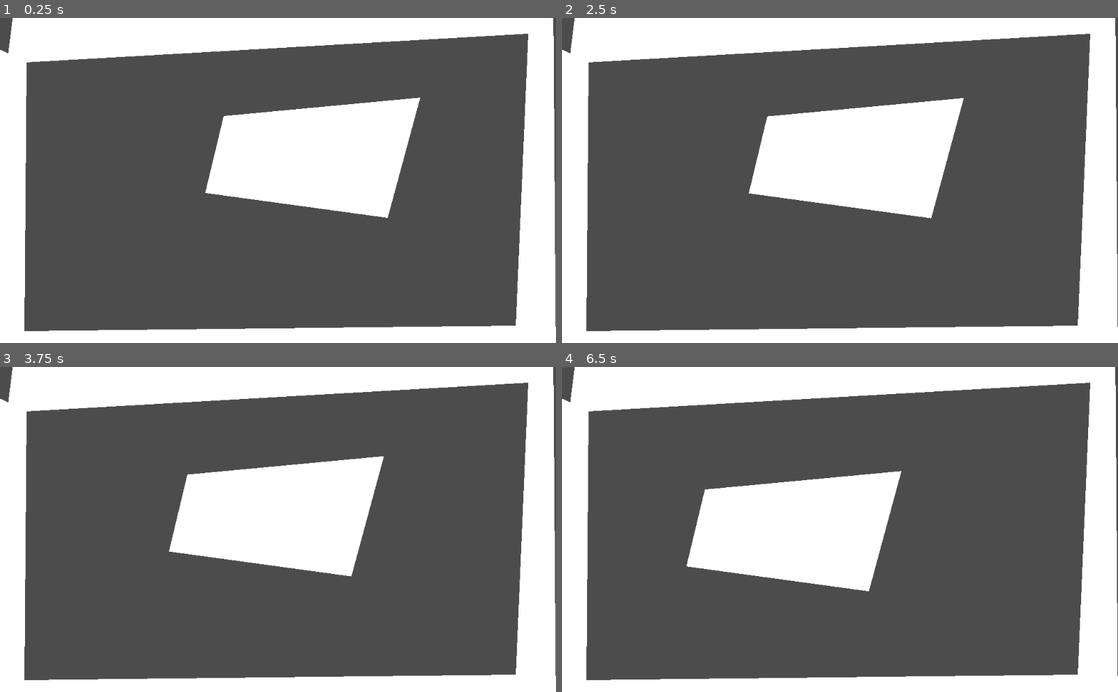
Above: before the commit, frames 1-4 (two rows, left to right).
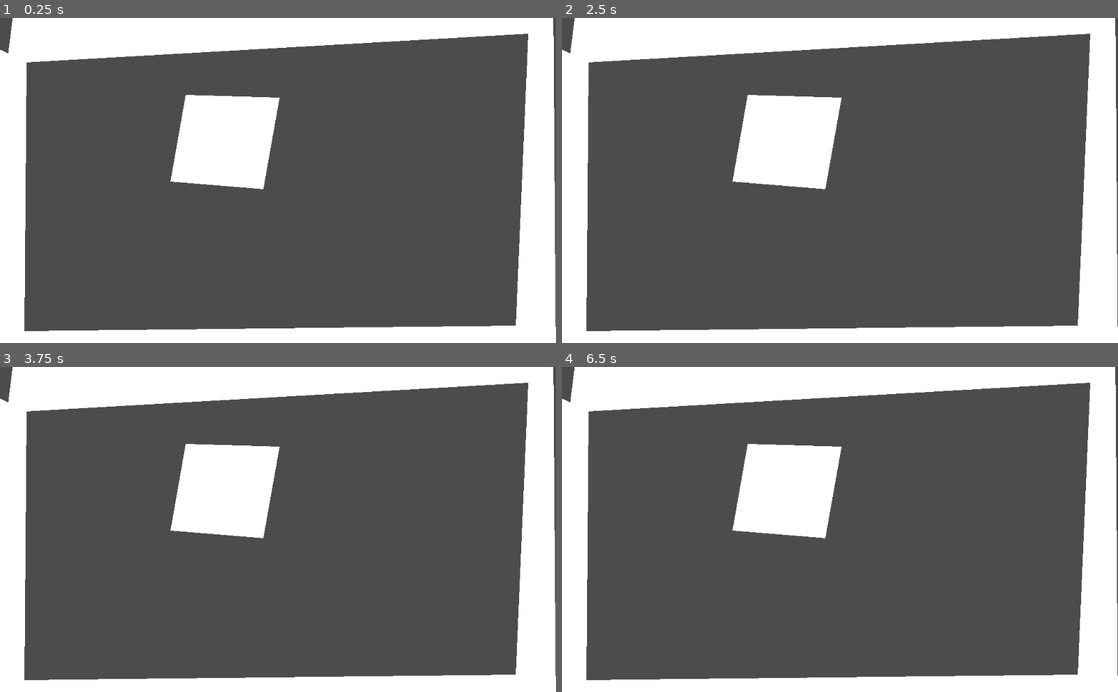
Above: after the commit, the same moments.

Repository: kennethbchen/Space-Chef-Game
Game: Godot game, scene res://Game.tscn
Same seed, same stepped clock (60 frames per second), same inputs: the game is played once before the commit and once after it.
Inputs (mouse positions are in pixels of both pictures, inside the frame that each line leads up to):
- Up to frame 1 (0.25 s): no input
- Up to frame 2 (2.5 s): tap Enter at 0.5 s; move the mouse to (962, 164) at 0.52 s; click (962, 164) at 0.67 s; move the mouse to (728, 196) at 1.27 s; click (728, 196) at 1.42 s; move the mouse to (895, 109) at 2.02 s; click (895, 109) at 2.17 s
- Up to frame 3 (3.75 s): move the mouse to (250, 594) at 2.77 s; click (250, 594) at 2.92 s; move the mouse to (444, 578) at 3.52 s; click (444, 578) at 3.67 s
- Up to frame 4 (6.5 s): move the mouse to (673, 480) at 4.27 s; click (673, 480) at 4.42 s; move the mouse to (867, 529) at 5.02 s; click (867, 529) at 5.17 s; move the mouse to (756, 448) at 5.77 s; click (756, 448) at 5.92 s

The runs differ from the first frame. In frame 1, 11% of the frame differs, in the area x 30-76%, y 23-62%; in frame 2, 9.2%; in frame 3, 8.8%; in frame 4, 9.7%.

Commit message:
Started implementing grabbing

Diff:
--- /dev/null
+++ b/BaseObject.gd
@@ -0,0 +1,28 @@
+extends "res://Libraries/polygon2d-fracture/CuttableObject.gd"
+
+
+var held = false
+
+
+signal grabbed(object)
+
+func _ready():
+
+	pass
+
+func _process(delta):
+	pass
+
+func _physics_process(delta):
+	if held:
+		var movement = (get_global_mouse_position() - position).normalized() * 100
+		linear_velocity += movement * delta
+
+
+func _on_input_event(viewport, event, shape_idx):
+	if event is InputEventMouseButton:
+		if event.button_index == 2:
+			if event.pressed:
+				held = true
+			else:
+				held = false
--- a/Game.tscn
+++ b/Game.tscn
@@ -1,7 +1,5 @@
-[gd_scene load_steps=5 format=2]
+[gd_scene load_steps=3 format=2]
 
-[ext_resource path="res://Sprites/Square.png" type="Texture" id=1]
-[ext_resource path="res://Libraries/polygon2d-fracture/CuttableObject.gd" type="Script" id=2]
 [ext_resource path="res://Scripts/Game.gd" type="Script" id=3]
 [ext_resource path="res://Scenes/BaseObject.tscn" type="PackedScene" id=4]
 
@@ -11,16 +9,14 @@
 
 [node name="Objects" type="Node" parent="."]
 
-[node name="BaseObject" type="RigidBody2D" parent="Objects"]
-position = Vector2( 360, 232 )
-script = ExtResource( 2 )
-poly_texture = ExtResource( 1 )
+[node name="Base ObJ" parent="Objects" instance=ExtResource( 4 )]
+position = Vector2( 416, 206 )
 
-[node name="CollisionPolygon2D" type="CollisionPolygon2D" parent="Objects/BaseObject"]
-polygon = PoolVector2Array( 52, -51, 18, 91, 354, 137, 414, -85 )
+[node name="CollisionPolygon2D" parent="Objects/Base ObJ" index="0"]
+polygon = PoolVector2Array( -74, -64, -102, 96, 69, 110, 99, -59 )
 
-[node name="Polygon2D" type="Polygon2D" parent="Objects/BaseObject"]
-polygon = PoolVector2Array( 52, -51, 18, 91, 354, 137, 414, -85 )
+[node name="Polygon2D" parent="Objects/Base ObJ" index="1"]
+polygon = PoolVector2Array( -74, -64, -102, 96, 69, 110, 99, -59 )
 
 [node name="Walls" type="StaticBody2D" parent="."]
 
@@ -34,3 +30,5 @@
 z_index = 1
 width = 1.0
 default_color = Color( 1, 0, 0, 1 )
+
+[editable path="Objects/Base ObJ"]
--- a/Libraries/polygon2d-fracture/FractureUtil.gd
+++ b/Libraries/polygon2d-fracture/FractureUtil.gd
@@ -85,7 +85,6 @@
 
 func _spawnRigidBody2D(object_parent: Node, shape_info : Dictionary, color : Color, lin_vel : Vector2, ang_vel : float, mass : float, cut_pos : Vector2, texture_info : Dictionary):
 	var instance = base_object.instance()
-	print(instance)
 	object_parent.add_child(instance)
 	instance.global_position = shape_info.spawn_pos
 	instance.global_rotation = shape_info.spawn_rot
--- a/Scenes/BaseObject.tscn
+++ b/Scenes/BaseObject.tscn
@@ -1,13 +1,15 @@
 [gd_scene load_steps=3 format=2]
 
 [ext_resource path="res://Sprites/Square.png" type="Texture" id=1]
-[ext_resource path="res://Libraries/polygon2d-fracture/CuttableObject.gd" type="Script" id=2]
+[ext_resource path="res://BaseObject.gd" type="Script" id=2]
 
 [node name="BaseObject" type="RigidBody2D"]
-position = Vector2( 360, 232 )
+input_pickable = true
 script = ExtResource( 2 )
 
 [node name="CollisionPolygon2D" type="CollisionPolygon2D" parent="."]
 
 [node name="Polygon2D" type="Polygon2D" parent="."]
 texture = ExtResource( 1 )
+
+[connection signal="input_event" from="." to="." method="_on_input_event"]
--- a/Scripts/Game.gd
+++ b/Scripts/Game.gd
@@ -46,6 +46,11 @@
 
 # References CutFracture.gd from fracturing library
 func _cut(start: Vector2, end: Vector2):
+
+	# Enforce Minimum Length
+	if start.distance_to(end) <= 5:
+		return
+
 	var cut_pos = Vector2.ZERO
 
 	var cut_line = PoolVector2Array([start,end])
--- a/project.godot
+++ b/project.godot
@@ -42,6 +42,19 @@
 run/main_scene="res://Game.tscn"
 config/icon="res://icon.png"
 
+[input]
+
+cut={
+"deadzone": 0.5,
+"events": [ Object(InputEventMouseButton,"resource_local_to_scene":false,"resource_name":"","device":0,"alt":false,"shift":false,"control":false,"meta":false,"command":false,"button_mask":0,"position":Vector2( 0, 0 ),"global_position":Vector2( 0, 0 ),"factor":1.0,"button_index":1,"pressed":false,"doubleclick":false,"script":null)
+ ]
+}
+grab={
+"deadzone": 0.5,
+"events": [ Object(InputEventMouseButton,"resource_local_to_scene":false,"resource_name":"","device":0,"alt":false,"shift":false,"control":false,"meta":false,"command":false,"button_mask":0,"position":Vector2( 0, 0 ),"global_position":Vector2( 0, 0 ),"factor":1.0,"button_index":2,"pressed":false,"doubleclick":false,"script":null)
+ ]
+}
+
 [physics]
 
 common/enable_pause_aware_picking=true
Not shown, changed: README.md
